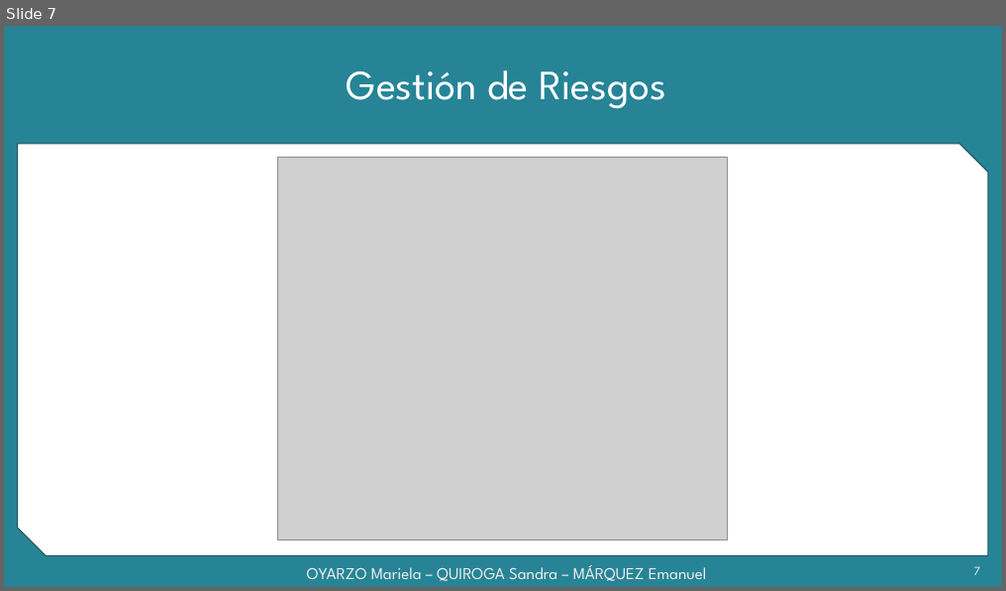
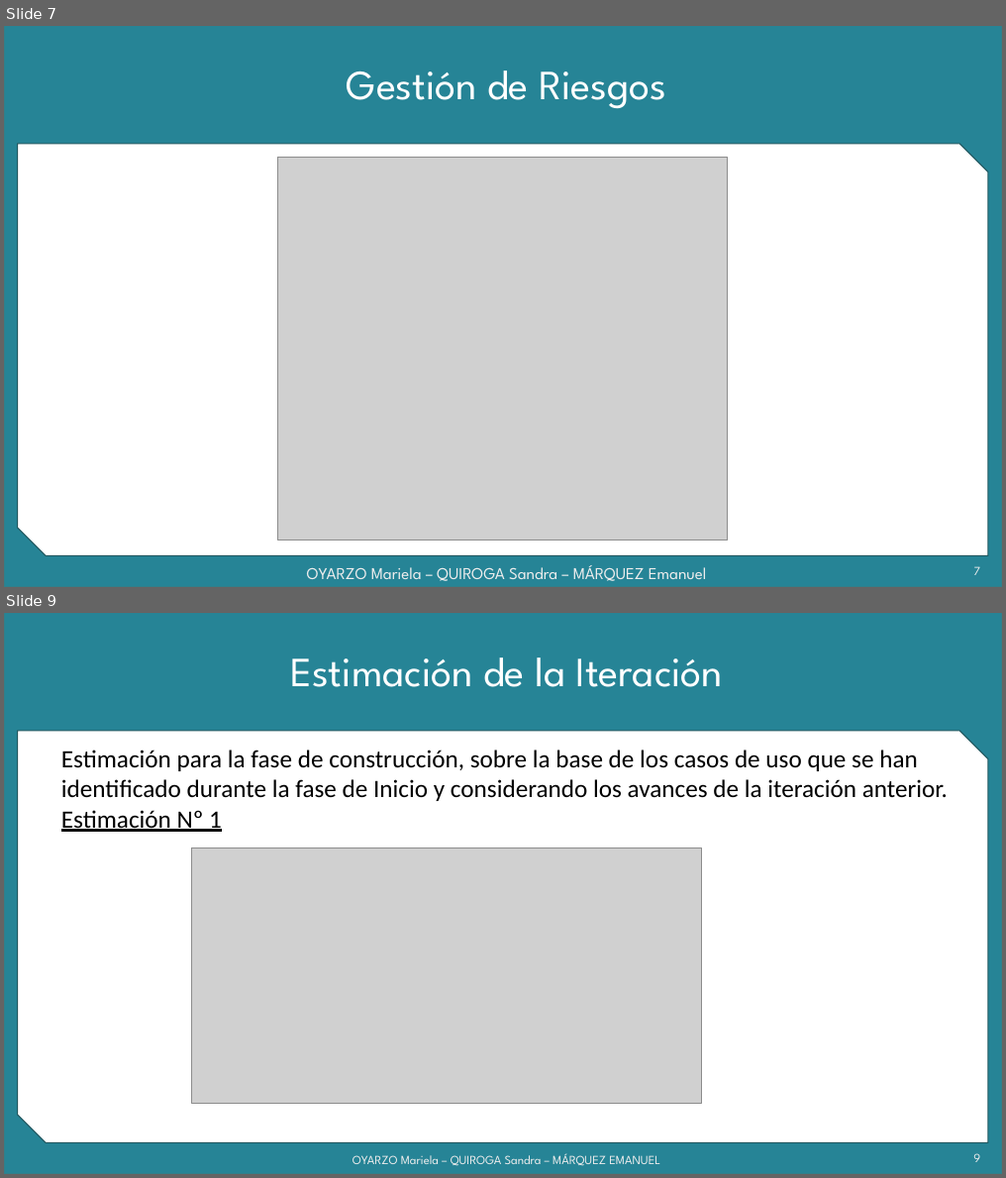
Before and after one commit to grupoyenu/yenu, a slide deck: 08. Presentaciones/Presentación 5 Parcial - 17.10.17.pptx. Shown one above the other, each under a label of ours: slide 7 before the commit, slides 7 and 9 after it; the slides between them are not shown. The pictures are 1006x591 and 1006x1178 pixels, drawn with LibreOffice and Linux fonts; fonts in the diff are those of the drawing; grey boxes stand for pictures; background and template pictures are left out. Boxes give left, top, right and bottom in pixels: in the first picture for what was removed or moved away, otherwise in the second. Text is boxed around its words. In the diff, an @@ line names an element or a change of style, - is before the commit and + after.

```diff
--- a/08. Presentaciones/Presentación 5 Parcial - 17.10.17.pptx
+++ b/08. Presentaciones/Presentación 5 Parcial - 17.10.17.pptx
@@ slide 9 added at (x1=4, y1=613, x2=1002, y2=1174), background #F2F2F2; not listed: 2 template elements that a slide beside it also shows @@
@@ title added at (x1=290, y1=658, x2=723, y2=687), 40 pt, text #FFFFFF @@
+Estimación de la Iteración
@@ text added at (x1=61, y1=750, x2=947, y2=832), 24 pt, text #000000 @@
+Estimación para la fase de construcción, sobre la base de los casos de uso que se han identificado durante la fase de Inicio y considerando los avances de la iteración anterior.
+Estimación Nº 1
@@ picture added at (x1=192, y1=848, x2=703, y2=1104) @@
@@ text added at (x1=352, y1=1154, x2=660, y2=1166), 12 pt, text gradient #9E9E9E to #EDEDED to #FFFFFF @@
+OYARZO Mariela – QUIROGA Sandra – MÁRQUEZ EMANUEL
@@ page number added at (x1=973, y1=1154, x2=980, y2=1162), 12 pt, text gradient #9E9E9E to #EDEDED to #FFFFFF @@
+9
```
Also in this commit, not shown: 2 slides changed, 4 other slides added.
